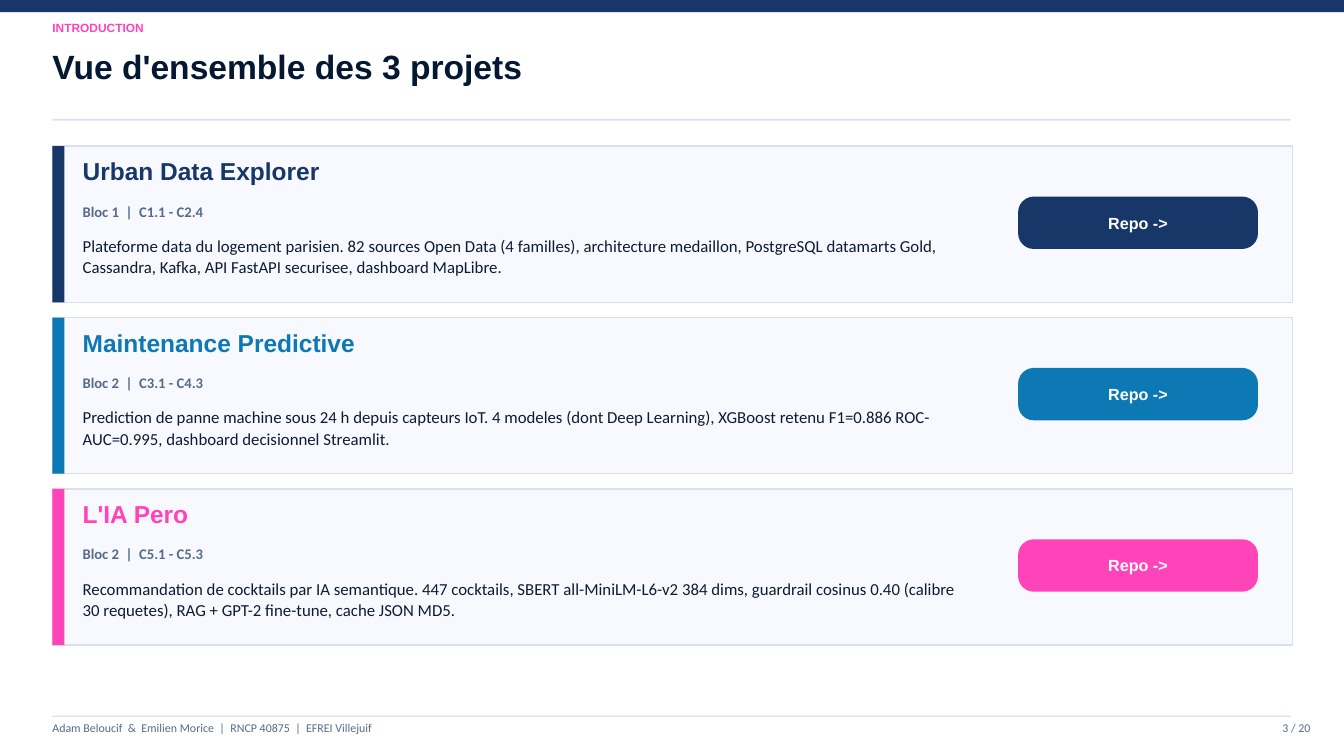
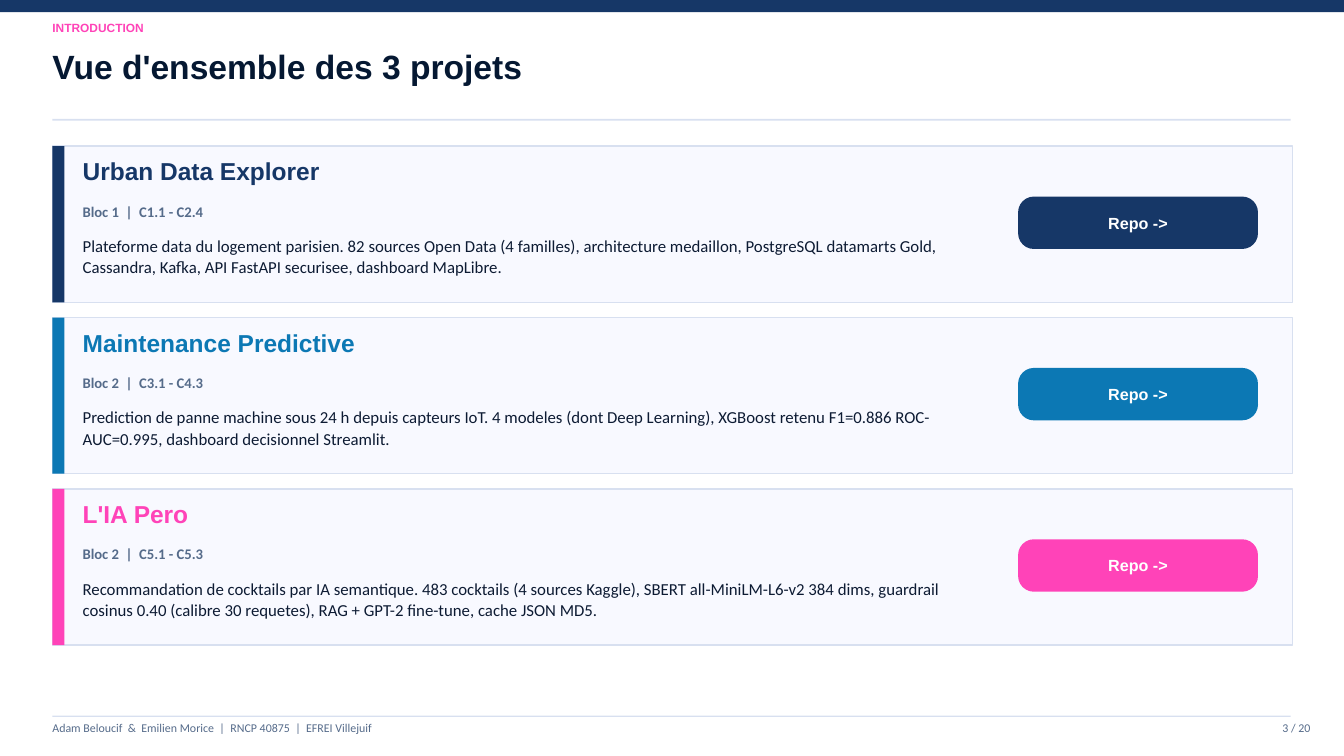
Before and after one commit to Adam-Blf/Soutenance-M1, a slide deck: slide 3 of Soutenance_Bloc1-2_Adam_Emilien.pptx. Drawn at 1344x756 pixels with LibreOffice and Linux fonts; fonts in the diff are those of the drawing. Boxes give left, top, right and bottom in pixels: in the first picture for what was removed or moved away, otherwise in the second. Text is boxed around its words. In the diff, an @@ line names an element or a change of style, - is before the commit and + after.

Commit message:
fix: correct cocktail count 483 (dedup), guardrail 0.40, GPT-2 not Gemini

```diff
--- a/Soutenance_Bloc1-2_Adam_Emilien.pptx
+++ b/Soutenance_Bloc1-2_Adam_Emilien.pptx
@@ text at box(83, 583, 938, 619): text changed @@
-Recommandation de cocktails par IA semantique. 447 cocktails, SBERT all-MiniLM-L6-v2 384 dims, guardrail cosinus 0.40 (calibre 30 requetes), RAG + GPT-2 fine-tune, cache JSON MD5.
+Recommandation de cocktails par IA semantique. 483 cocktails (4 sources Kaggle), SBERT all-MiniLM-L6-v2 384 dims, guardrail cosinus 0.40 (calibre 30 requetes), RAG + GPT-2 fine-tune, cache JSON MD5.
```
Also in this commit, not shown: 5 other slides changed, 1 other file.
